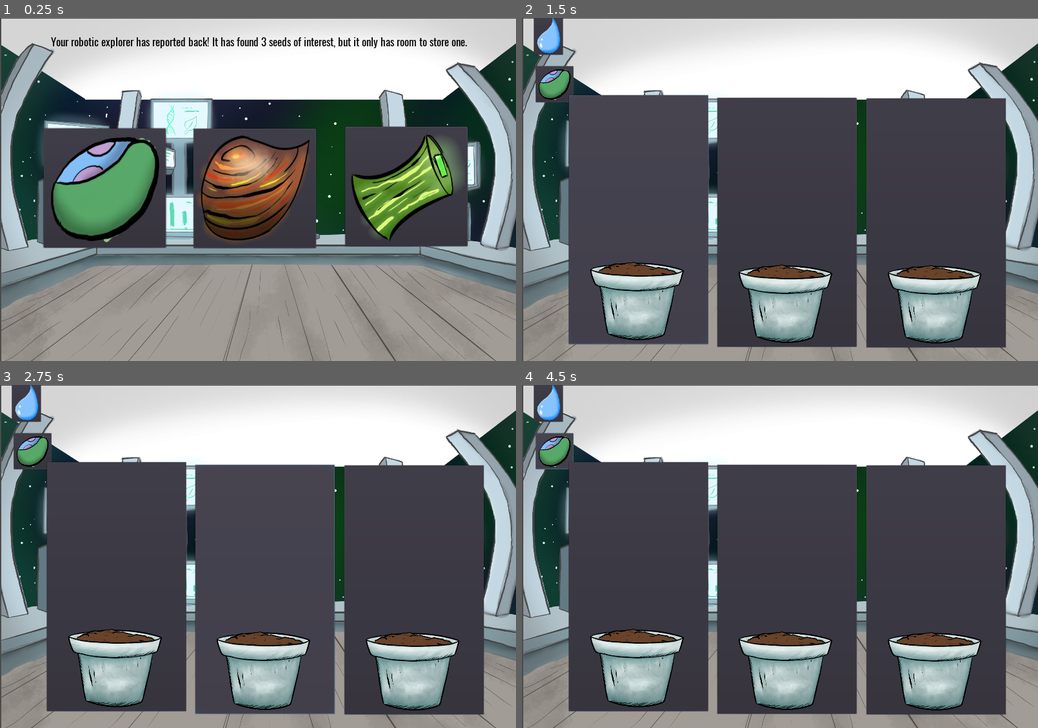
Above: before the commit, frames 1-4 (two rows, left to right).
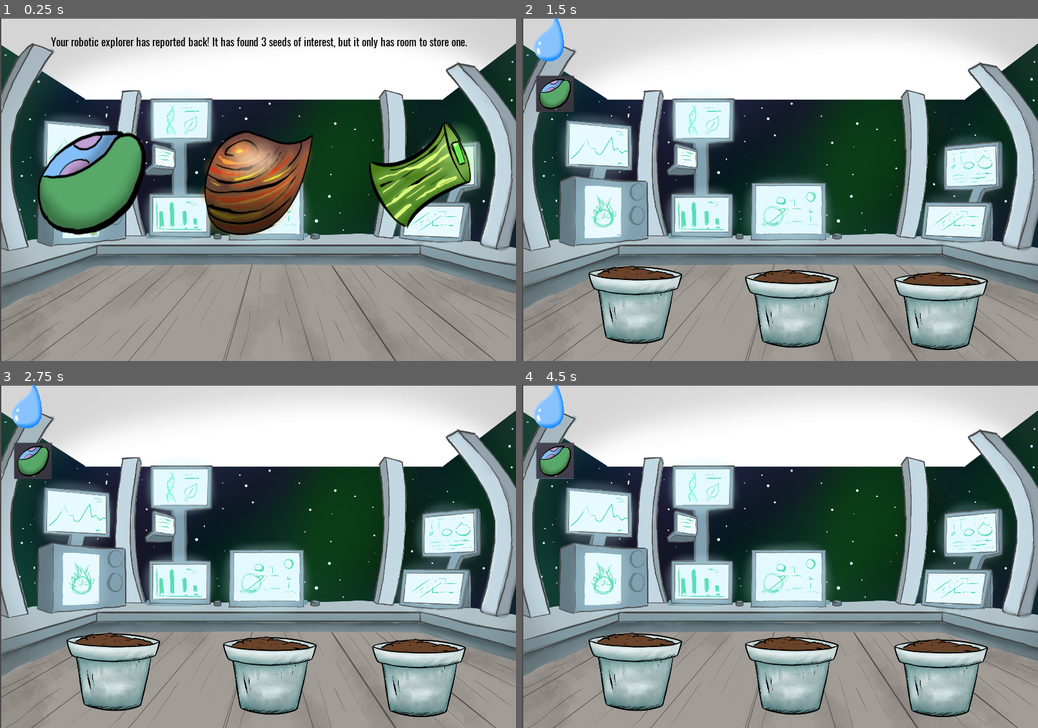
Above: after the commit, the same moments.

Repository: ArgosOfIthica/axil
Game: Godot game, scene res://Main.tscn
Two runs of this game, one before a commit and one after it. Both use one fixed random seed, a clock stepped at 60 frames per second and the inputs below. The engine's default icon, where the game draws it, is replaced by a stand-in: a white triangle on a blue panel in a dark square.
Inputs (mouse positions are in pixels of both pictures, inside the frame that each line leads up to; where the layout moved, square brackets give the same spot in the first picture):
- Up to frame 1 (0.25 s): no input
- Up to frame 2 (1.5 s): click (614, 182) [625, 189] at 0.5 s; click (635, 223) [635, 220] at 1.25 s
- Up to frame 3 (2.75 s): click (273, 594) [263, 590] at 2 s
- Up to frame 4 (4.5 s): click (939, 597) [934, 590] at 2.75 s; click (547, 405) [547, 402] at 3.5 s; click (552, 460) [552, 450] at 4.25 s

The runs differ from the first frame. In frame 1, 21% of the frame differs, in the area x 7-93%, y 30-68%; in frame 2, 55%, in the area x 2-94%, y 0-97%; in frame 3, 55%; in frame 4, 55%.

Commit message:
Removed backgrounds on buttons by changing to textured button

Diff:
--- a/Choose.tscn
+++ b/Choose.tscn
@@ -22,40 +22,6 @@
 "_edit_use_anchors_": false
 }
 
-[node name="Button_1" type="Button" parent="."]
-margin_left = 155.989
-margin_top = 413.329
-margin_right = 423.989
-margin_bottom = 675.329
-rect_scale = Vector2( 1.7, 1.7 )
-icon = ExtResource( 3 )
-__meta__ = {
-"_edit_use_anchors_": false
-}
-
-[node name="Button_2" type="Button" parent="."]
-anchor_right = 1.0
-margin_left = 715.157
-margin_top = 413.769
-margin_right = -2016.85
-margin_bottom = 675.769
-rect_scale = Vector2( 1.7, 1.7 )
-icon = ExtResource( 4 )
-__meta__ = {
-"_edit_use_anchors_": false
-}
-
-[node name="Button_3" type="Button" parent="."]
-margin_left = 1279.77
-margin_top = 407.013
-margin_right = 1547.77
-margin_bottom = 669.013
-rect_scale = Vector2( 1.7, 1.7 )
-icon = ExtResource( 2 )
-__meta__ = {
-"_edit_use_anchors_": false
-}
-
 [node name="Label" type="Label" parent="."]
 margin_left = 37.7926
 margin_top = 36.7707
@@ -69,7 +35,39 @@
 __meta__ = {
 "_edit_use_anchors_": false
 }
-[connection signal="pressed" from="Button_1" to="." method="_on_Button_1_pressed" flags=3]
+
+[node name="Button_3" type="TextureButton" parent="."]
+margin_left = 1355.52
+margin_top = 365.425
+margin_right = 1611.52
+margin_bottom = 621.425
+rect_scale = Vector2( 1.7, 1.7 )
+texture_normal = ExtResource( 2 )
+__meta__ = {
+"_edit_use_anchors_": false
+}
+
+[node name="Button_2" type="TextureButton" parent="."]
+margin_left = 737.527
+margin_top = 398.812
+margin_right = 993.527
+margin_bottom = 654.812
+rect_scale = Vector2( 1.7, 1.7 )
+texture_normal = ExtResource( 4 )
+__meta__ = {
+"_edit_use_anchors_": false
+}
+
+[node name="Button_1" type="TextureButton" parent="."]
+margin_left = 116.258
+margin_top = 393.738
+margin_right = 372.258
+margin_bottom = 649.738
+rect_scale = Vector2( 1.7, 1.7 )
+texture_normal = ExtResource( 3 )
+__meta__ = {
+"_edit_use_anchors_": false
+}
+[connection signal="pressed" from="Button_3" to="." method="_on_Button_3_pressed"]
 [connection signal="pressed" from="Button_2" to="." method="_on_Button_2_pressed"]
-[connection signal="button_up" from="Button_3" to="." method="_on_Button_3_button_up"]
-[connection signal="pressed" from="Button_3" to="." method="_on_Button_3_pressed"]
+[connection signal="pressed" from="Button_1" to="." method="_on_Button_1_pressed"]
--- a/Spaceship.gd
+++ b/Spaceship.gd
@@ -76,11 +76,11 @@
 	else:
 		$Seed.set_button_icon(load("res://icon.png"))
 	if pot1 != null:
-		$Pot_1.set_button_icon(load(pot1.stage_2_image_path))
+		$Pot_1.set_normal_texture(load(pot1.stage_2_image_path))
 		$ThirstyPot1.show()
 	if pot2 != null:
-		$Pot_2.set_button_icon(load(pot2.stage_2_image_path))
+		$Pot_2.set_normal_texture(load(pot2.stage_2_image_path))
 		$ThirstyPot2.show()
 	if pot3 != null:
-		$Pot_3.set_button_icon(load(pot3.stage_2_image_path))
+		$Pot_3.set_normal_texture(load(pot3.stage_2_image_path))
 		$ThirstyPot3.show()
--- a/Spaceship.tscn
+++ b/Spaceship.tscn
@@ -3,7 +3,7 @@
 [ext_resource path="res://Spaceship.gd" type="Script" id=1]
 [ext_resource path="res://assets/Pots/Pot_Dirt_Empty.png" type="Texture" id=2]
 [ext_resource path="res://assets/shitwater.png" type="Texture" id=3]
-[ext_resource path="res://assets/Test Resolutions/shitwater96x143.png" type="Texture" id=4]
+[ext_resource path="res://assets/Test Resolutions/shitwater128x191.png" type="Texture" id=4]
 [ext_resource path="res://assets/Main_Screen_BG.png" type="Texture" id=5]
 [ext_resource path="res://assets/Audio/Podington_Bear_-_09_-_Leafeaters.wav" type="AudioStream" id=6]
 
@@ -16,41 +16,41 @@
 }
 
 [node name="Seed" type="Button" parent="."]
-margin_left = 45.2099
-margin_top = 217.992
-margin_right = 130.21
-margin_bottom = 299.992
+margin_left = 47.1072
+margin_top = 254.042
+margin_right = 132.107
+margin_bottom = 336.042
 icon = SubResource( 1 )
 __meta__ = {
 "_edit_use_anchors_": false
 }
 
-[node name="Pot_1" type="Button" parent="."]
-margin_left = 168.179
-margin_top = 326.455
-margin_right = 687.179
-margin_bottom = 1255.45
-icon = ExtResource( 2 )
+[node name="Pot_1" type="TextureButton" parent="."]
+margin_left = 167.757
+margin_top = 342.848
+margin_right = 674.757
+margin_bottom = 1265.85
+texture_normal = ExtResource( 2 )
 __meta__ = {
 "_edit_use_anchors_": false
 }
 
-[node name="Pot_2" type="Button" parent="."]
-margin_left = 721.363
-margin_top = 336.182
-margin_right = 1240.36
-margin_bottom = 1265.18
-icon = ExtResource( 2 )
+[node name="Pot_2" type="TextureButton" parent="."]
+margin_left = 751.363
+margin_top = 356.708
+margin_right = 1258.36
+margin_bottom = 1279.71
+texture_normal = ExtResource( 2 )
 __meta__ = {
 "_edit_use_anchors_": false
 }
 
-[node name="Pot_3" type="Button" parent="."]
-margin_left = 1276.74
-margin_top = 338.177
-margin_right = 1795.74
-margin_bottom = 1267.18
-icon = ExtResource( 2 )
+[node name="Pot_3" type="TextureButton" parent="."]
+margin_left = 1307.3
+margin_top = 366.195
+margin_right = 1814.3
+margin_bottom = 1289.19
+texture_normal = ExtResource( 2 )
 __meta__ = {
 "_edit_use_anchors_": false
 }
@@ -70,12 +70,12 @@
 scale = Vector2( 0.148159, 0.167276 )
 texture = ExtResource( 3 )
 
-[node name="Water" type="Button" parent="."]
-margin_left = 38.1179
-margin_top = 25.8997
-margin_right = 146.118
-margin_bottom = 174.9
-icon = ExtResource( 4 )
+[node name="Water" type="TextureButton" parent="."]
+margin_left = 28.1006
+margin_top = 13.2816
+margin_right = 156.101
+margin_bottom = 204.282
+texture_normal = ExtResource( 4 )
 __meta__ = {
 "_edit_use_anchors_": false
 }
